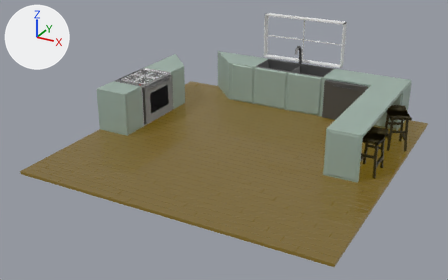
A saved change to the glTF model public/objects/level.gltf.
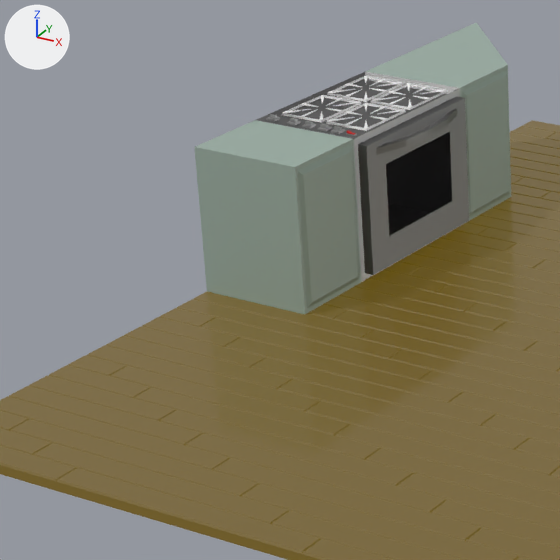
Old and new are each drawn whole from a camera (50 mm lens) standing at (13.78, -26.98, 13.66) and looking at (-0.51, -1.0, 0.67) and again close up on the part from 9% to 44% of the width and 17% to 73% of the height. The axes (+X, +Y, +Z) are drawn at upper left. The lights are the same throughout. Where no turn or scale is listed for an object, it has been applied to the vertices. Vertices at the same position are counted once.

The first close-up shows 'counter.002', 'floor', 'oven', 'stove'.
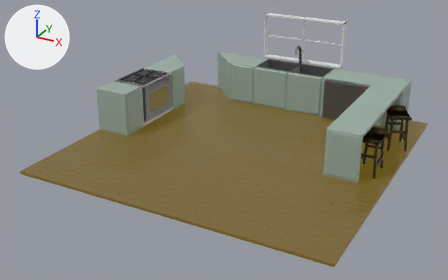
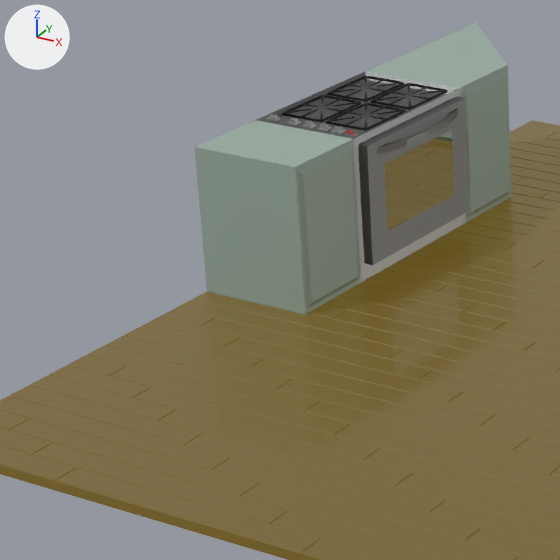
Changed parts and their boxes [x1, y1, x2, y2] in the close-ups (560 x 560 px):
'oven', reshaped, moved
    before: [354, 88, 469, 282]
    after: [354, 88, 465, 282]
'ovenDoor', added
    after: [359, 97, 469, 265]
    faces in mat_metallic (grey #7c7c7c): [359, 97, 469, 265]
    faces in mat_glass (white #e7e7e7): [385, 130, 454, 231]
'stove', recoloured
    both: [277, 72, 451, 134]
part 1 of me_cube_006, deleted
    before: [354, 88, 469, 282]
part 2 of me_cube_006, added
    after: [354, 88, 465, 282]

Edits to the bpy script that builds the scene:
```text
Change mat_iron:
    mat_iron.base_color: (1.0, 1.0, 1.0) -> (0.0, 0.0, 0.0)  # white #ffffff -> black #000000
Add mat_glass:
    mat_glass = principled_material('glass')
    mat_glass.base_color = (0.8, 0.8, 0.8)  # white #e7e7e7
    mat_glass.metallic = 1.0
    mat_glass.roughness = 0.0
    mat_glass.ior = 1.45
    mat_glass.transmission_weight = 1.0
Change me_cube_006:
    used by ob_oven; location = (0.0, 6.97, 1.31)
    remove me_cube_006.from_pydata(...)  # 44 vertices, 74 faces; spans x -7.92..-5.7, y -7.39..-4.4, z -1.21..1.21
    add me_cube_006.from_pydata(...)  # 220 vertices, 496 faces; spans x -1.37..0.46, y -1.5..1.5, z -1.26..1.15
    me_cube_006 part 1: the whole mesh is rebuilt
    me_cube_006 part 2
    198 vertices are added at x -1.37..0.46, y -1.5..1.5, z -1.26..1.15
    16 new vertices lie (0.85, 0.0, 0.0) away from vertices in x -1.3, y -1.07..1.07, z -0.21..-0.18
    6 new vertices lie (0.0, 2.8, 0.0) away from vertices in x -1.37..0.46, y -1.4, z -1.14..1.03
    10 new faces join them, mat_metallic (grey #7c7c7c)
    10 new faces join them, mat_metallic_001 (grey #aaaaaa)
    476 new faces join them, mat_iron (black #000000)
    add me_cube_006.materials.append(mat_iron)  # black #000000
Add me_cube_008:
    me_cube_008.from_pydata(...)  # 40 vertices, 78 faces; spans x 0.0..0.4, y -1.4..1.4, z 0.0..2.0
    # faces by material slot: [76, 2]
    me_cube_008.materials.append(mat_metallic)  # grey #7c7c7c
    me_cube_008.materials.append(mat_glass)  # white #e7e7e7
Change ob_oven:
    ob_oven.location: (0.0, 6.97, 1.31) -> (-6.54, 1.07, 1.36)
Add ob_ovendoor:
    ob_ovendoor = bpy.data.objects.new('ovenDoor', me_cube_008)
    ob_ovendoor.location = (-6.09, 1.07, 0.39)
```
